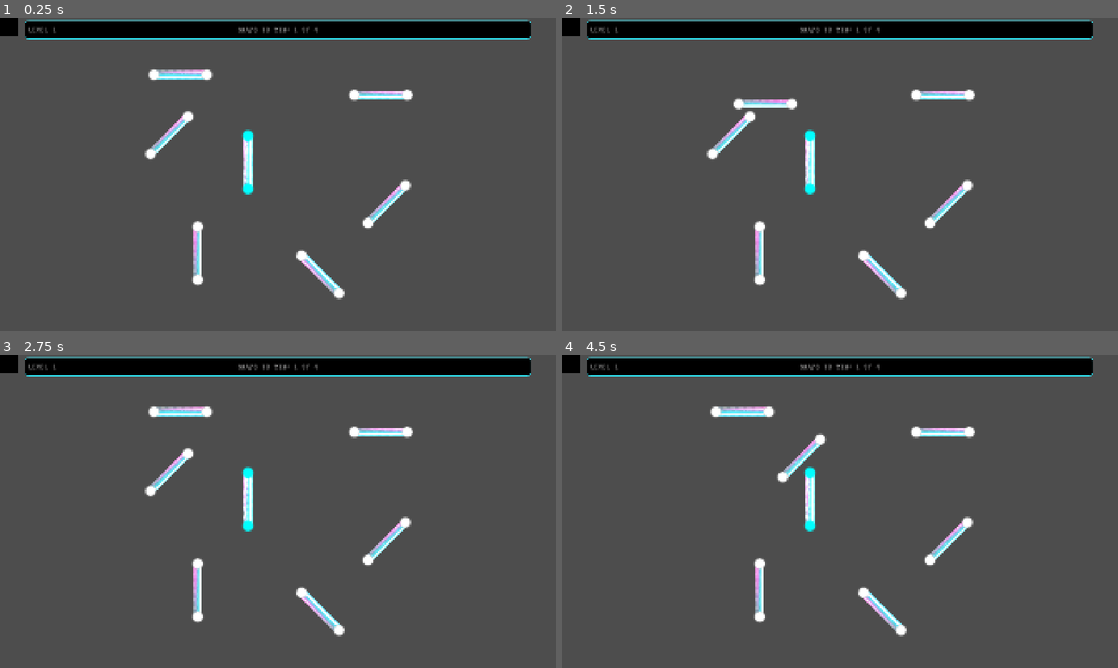
Above: before the commit, frames 1-4 (two rows, left to right).
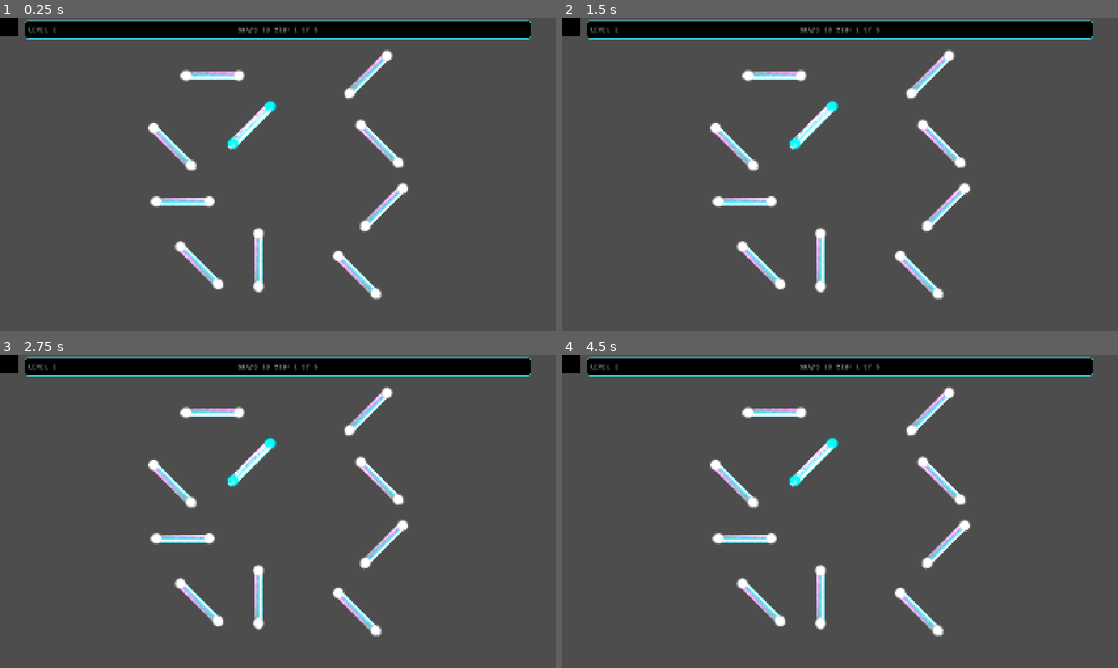
Above: after the commit, the same moments.

Repository: CarlesRa/Harmony-Waves
Game: Godot game, scene res://scenes/main_game.tscn
Same seed, same stepped clock (60 frames per second), same inputs: the game is played once before the commit and once after it. Video files are missing from this copy of the repository; at most half a second of black plays in their place. Sound files missing from this copy of the repository are replaced by a short silence.
Inputs (mouse positions are in pixels of both pictures, inside the frame that each line leads up to):
- Up to frame 1 (0.25 s): no input
- Up to frame 2 (1.5 s): tap Enter at 0.5 s; drag from (812, 161) to (739, 74) at 0.52 s; tap Space at 1.25 s; drag from (739, 74) to (812, 161) at 1.27 s
- Up to frame 3 (2.75 s): move the mouse to (378, 433) at 2.02 s; click (378, 433) at 2.17 s
- Up to frame 4 (4.5 s): tap Enter at 2.75 s; drag from (762, 589) to (812, 473) at 2.77 s; drag from (884, 611) to (812, 527) at 3.52 s; drag from (728, 470) to (940, 433) at 4.27 s

The runs differ from the first frame. In frame 1, 4.9% of the frame differs, in the area x 9-75%, y 3-90%; in frame 2, 5.0%; in frame 3, 4.9%; in frame 4, 4.9%.

Commit message:
change music names and create level 02

Diff:
--- a/scenes/levels/level_01.tscn
+++ b/scenes/levels/level_01.tscn
@@ -2,10 +2,10 @@
 
 [ext_resource type="PackedScene" uid="uid://bpgkikg2nlrl0" path="res://scenes/shared/wave_piece_base.tscn" id="1_m802k"]
 [ext_resource type="Script" uid="uid://daqf7o0ti5gby" path="res://scripts/levels/level_01.gd" id="1_qdh5e"]
-[ext_resource type="AudioStream" uid="uid://pmfoup5lhss4" path="res://assets/music/square/square01.mp3" id="3_50wog"]
-[ext_resource type="AudioStream" uid="uid://bqrggre4xwvtj" path="res://assets/music/square/square02.mp3" id="4_1ey3t"]
-[ext_resource type="AudioStream" uid="uid://bsyi4nwxur3r0" path="res://assets/music/square/square03.mp3" id="5_t0hvh"]
-[ext_resource type="AudioStream" uid="uid://c36qyiagarmpo" path="res://assets/music/square/square04.mp3" id="6_kfebt"]
+[ext_resource type="AudioStream" uid="uid://pmfoup5lhss4" path="res://assets/music/level_01/level01_01.mp3" id="3_50wog"]
+[ext_resource type="AudioStream" uid="uid://bqrggre4xwvtj" path="res://assets/music/level_01/level01_02.mp3" id="4_1ey3t"]
+[ext_resource type="AudioStream" uid="uid://bsyi4nwxur3r0" path="res://assets/music/level_01/level01_03.mp3" id="5_t0hvh"]
+[ext_resource type="AudioStream" uid="uid://c36qyiagarmpo" path="res://assets/music/level_01/level01_04.mp3" id="6_kfebt"]
 
 [node name="Level_01" type="Node2D"]
 script = ExtResource("1_qdh5e")
--- /dev/null
+++ b/scenes/levels/level_02.tscn
@@ -0,0 +1,99 @@
+[gd_scene load_steps=9 format=3 uid="uid://dk3x85whj4abp"]
+
+[ext_resource type="PackedScene" uid="uid://bpgkikg2nlrl0" path="res://scenes/shared/wave_piece_base.tscn" id="1_f5vym"]
+[ext_resource type="Script" uid="uid://g70nx4lxm76e" path="res://scripts/levels/level_02.gd" id="1_vq1pa"]
+[ext_resource type="AudioStream" uid="uid://dvy1re3r7ti3y" path="res://assets/music/level_02/level02_01.mp3" id="3_ppbiy"]
+[ext_resource type="AudioStream" uid="uid://c8synwfi75j57" path="res://assets/music/level_02/level02_02.mp3" id="4_c6rld"]
+[ext_resource type="AudioStream" uid="uid://cnppgfplqtqb7" path="res://assets/music/level_02/level02_03.mp3" id="5_yklhy"]
+[ext_resource type="AudioStream" uid="uid://bbfr4wapxdfxk" path="res://assets/music/level_02/level02_04.mp3" id="6_o4ql5"]
+[ext_resource type="AudioStream" uid="uid://b76qr667gaxc1" path="res://assets/music/level_02/level02_05.mp3" id="7_4hx2o"]
+[ext_resource type="AudioStream" uid="uid://dwxsctbuq2wni" path="res://assets/music/level_02/level02_06.mp3" id="8_km0xc"]
+
+[node name="Level02" type="Node2D"]
+script = ExtResource("1_vq1pa")
+
+[node name="WavePiece" parent="." instance=ExtResource("1_f5vym")]
+position = Vector2(476.00006, 334.00003)
+rotation = 0.7853982
+is_piece_connected = true
+music_stream = ExtResource("3_ppbiy")
+C1_connector_id = -10
+C1_target_id = 1
+C2_connector_id = -10
+C2_target_id = 2
+
+[node name="WavePiece2" parent="." instance=ExtResource("1_f5vym")]
+position = Vector2(354, 470)
+rotation = 1.5707964
+music_stream = ExtResource("4_c6rld")
+C1_connector_id = -10
+C1_target_id = 3
+C2_connector_id = 1
+C2_target_id = -10
+
+[node name="WavePiece3" parent="." instance=ExtResource("1_f5vym")]
+position = Vector2(382.00003, 584)
+rotation = -0.7853982
+music_stream = ExtResource("5_yklhy")
+C1_connector_id = 3
+C1_target_id = -10
+C2_connector_id = 4
+C2_target_id = 5
+
+[node name="WavePiece4" parent="." instance=ExtResource("1_f5vym")]
+position = Vector2(334.00003, 373.00003)
+rotation = -0.7853982
+music_stream = ExtResource("6_o4ql5")
+C1_connector_id = 2
+C1_target_id = -20
+C2_connector_id = 6
+C2_target_id = 8
+
+[node name="WavePiece5" parent="." instance=ExtResource("1_f5vym")]
+position = Vector2(712, 480)
+rotation = 0.7853982
+music_stream = ExtResource("7_4hx2o")
+C1_connector_id = 5
+C1_target_id = -10
+C2_connector_id = 6
+C2_target_id = 7
+
+[node name="WavePiece6" parent="." instance=ExtResource("1_f5vym")]
+position = Vector2(407, 246)
+rotation = 1.5707964
+music_stream = ExtResource("8_km0xc")
+C1_connector_id = 7
+C1_target_id = 6
+C2_connector_id = 8
+C2_target_id = 9
+
+[node name="fake" parent="." instance=ExtResource("1_f5vym")]
+position = Vector2(488, 574)
+C1_connector_id = -50
+C1_target_id = -50
+C2_connector_id = -50
+C2_target_id = -50
+
+[node name="fake2" parent="." instance=ExtResource("1_f5vym")]
+position = Vector2(703, 368)
+rotation = -0.7853982
+C1_connector_id = -50
+C1_target_id = -50
+C2_connector_id = -50
+C2_target_id = -50
+
+[node name="fake3" parent="." instance=ExtResource("1_f5vym")]
+position = Vector2(663, 601)
+rotation = -0.7853982
+C1_connector_id = -50
+C1_target_id = -50
+C2_connector_id = -50
+C2_target_id = -50
+
+[node name="fake4" parent="." instance=ExtResource("1_f5vym")]
+position = Vector2(684, 244.00003)
+rotation = 0.7853982
+C1_connector_id = -50
+C1_target_id = -50
+C2_connector_id = -50
+C2_target_id = -50
--- a/scenes/main_game.tscn
+++ b/scenes/main_game.tscn
@@ -11,13 +11,13 @@
 glow_bloom = 0.8
 
 [sub_resource type="RectangleShape2D" id="RectangleShape2D_0rdsr"]
-size = Vector2(275, 1078)
+size = Vector2(73, 1078)
 
 [sub_resource type="RectangleShape2D" id="RectangleShape2D_ipu61"]
 size = Vector2(804, 1102)
 
 [sub_resource type="RectangleShape2D" id="RectangleShape2D_ygxny"]
-size = Vector2(1947, 84)
+size = Vector2(1947, 96)
 
 [sub_resource type="RectangleShape2D" id="RectangleShape2D_wi4c7"]
 size = Vector2(1919, 556)
@@ -85,7 +85,7 @@
 script = ExtResource("5_ipu61")
 
 [node name="LeftCollisionLeft" type="CollisionShape2D" parent="GameLimitsLeft"]
-position = Vector2(127.5, 542)
+position = Vector2(26.5, 542)
 shape = SubResource("RectangleShape2D_0rdsr")
 
 [node name="GameLimitsRight" type="Area2D" parent="."]
@@ -105,7 +105,7 @@
 script = ExtResource("5_ipu61")
 
 [node name="CollisionShape2D" type="CollisionShape2D" parent="GameLimitsTop"]
-position = Vector2(-707.5, 32)
+position = Vector2(-707.5, 38)
 shape = SubResource("RectangleShape2D_ygxny")
 
 [node name="GameLimitsBottom" type="Area2D" parent="."]
--- a/scenes/shared/wave_piece_base.tscn
+++ b/scenes/shared/wave_piece_base.tscn
@@ -55,7 +55,6 @@
 shape = SubResource("CircleShape2D_1m15w")
 
 [node name="Label" type="Label" parent="PieceConnector1"]
-visible = false
 offset_left = -0.5
 offset_top = -50.5
 offset_right = 39.5
@@ -79,7 +78,6 @@
 shape = SubResource("CircleShape2D_1m15w")
 
 [node name="Label" type="Label" parent="PieceConnector2"]
-visible = false
 offset_left = -3.5
 offset_top = 39.5
 offset_right = 36.5
--- a/scripts/audio_manager.gd
+++ b/scripts/audio_manager.gd
@@ -14,7 +14,7 @@
 const MAX_SFX_PLAYERS: int = 4
 
 func _ready() -> void:
-	_calculate_beat_duration()
+	#_calculate_beat_duration()
 	_setup_master_clock()
 	_setup_sfx()
 
--- a/scripts/levels/level_01.gd
+++ b/scripts/levels/level_02.gd
@@ -1,9 +1,9 @@
 extends Node2D
 
-@export var level_bpm: float = 60.0
-@export var level_loop_duration: float = 16.0
+@export var level_bpm: float = 90.0
+@export var level_loop_duration: float = 12.0
 
 func _ready() -> void:
 	AudioManager.setup_level(level_bpm, level_loop_duration)
-	GameManager.snaps_to_win = 4
+	GameManager.snaps_to_win = 6
 	GameManager.current_snaps = 1
--- a/scripts/main_game.gd
+++ b/scripts/main_game.gd
@@ -6,7 +6,7 @@
 func _ready() -> void:
 	GameManager.connect("level_completed", _go_to_level_complete_scene)
 	GameManager.set_level_container(level_container)
-	GameManager.load_level("res://scenes/levels/level_01.tscn", "Level 1")
+	GameManager.load_level("res://scenes/levels/level_02.tscn", "Level 2")
 
 	await get_tree().process_frame
 	_adjust_camera_to_fit_level()
Not shown, added: scripts/levels/level_02.gd.uid
Not shown, added: assets/music/level_01/level01_01.mp3
Not shown, added: assets/music/level_01/level01_02.mp3
Not shown, added: assets/music/level_01/level01_03.mp3
Not shown, added: assets/music/level_01/level01_04.mp3
Not shown, added: assets/music/level_02/level02_01.mp3
Not shown, added: assets/music/level_02/level02_02.mp3
Not shown, added: assets/music/level_02/level02_03.mp3
Not shown, added: assets/music/level_02/level02_04.mp3
Not shown, added: assets/music/level_02/level02_05.mp3
Not shown, added: assets/music/level_02/level02_06.mp3
